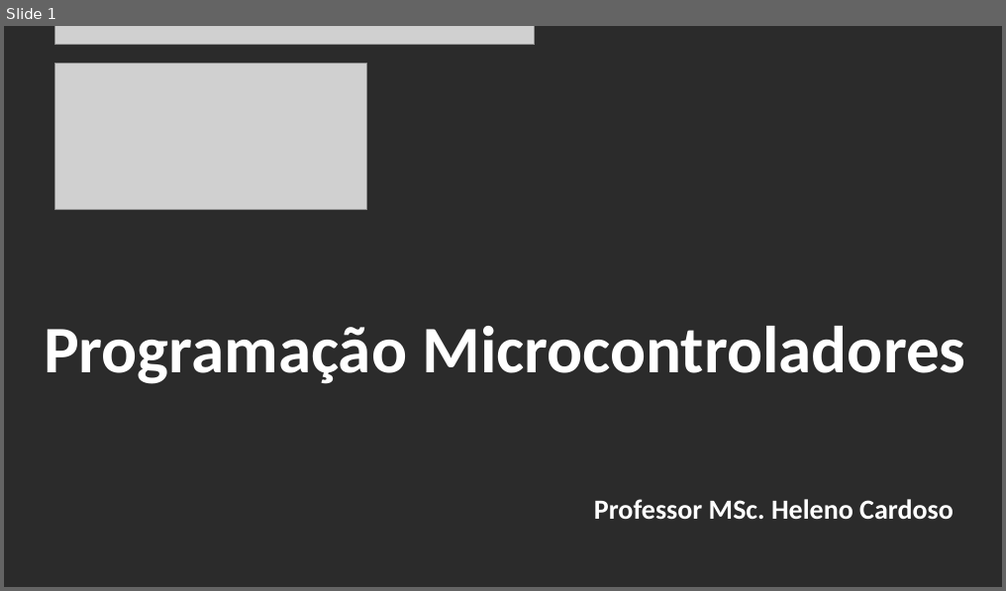
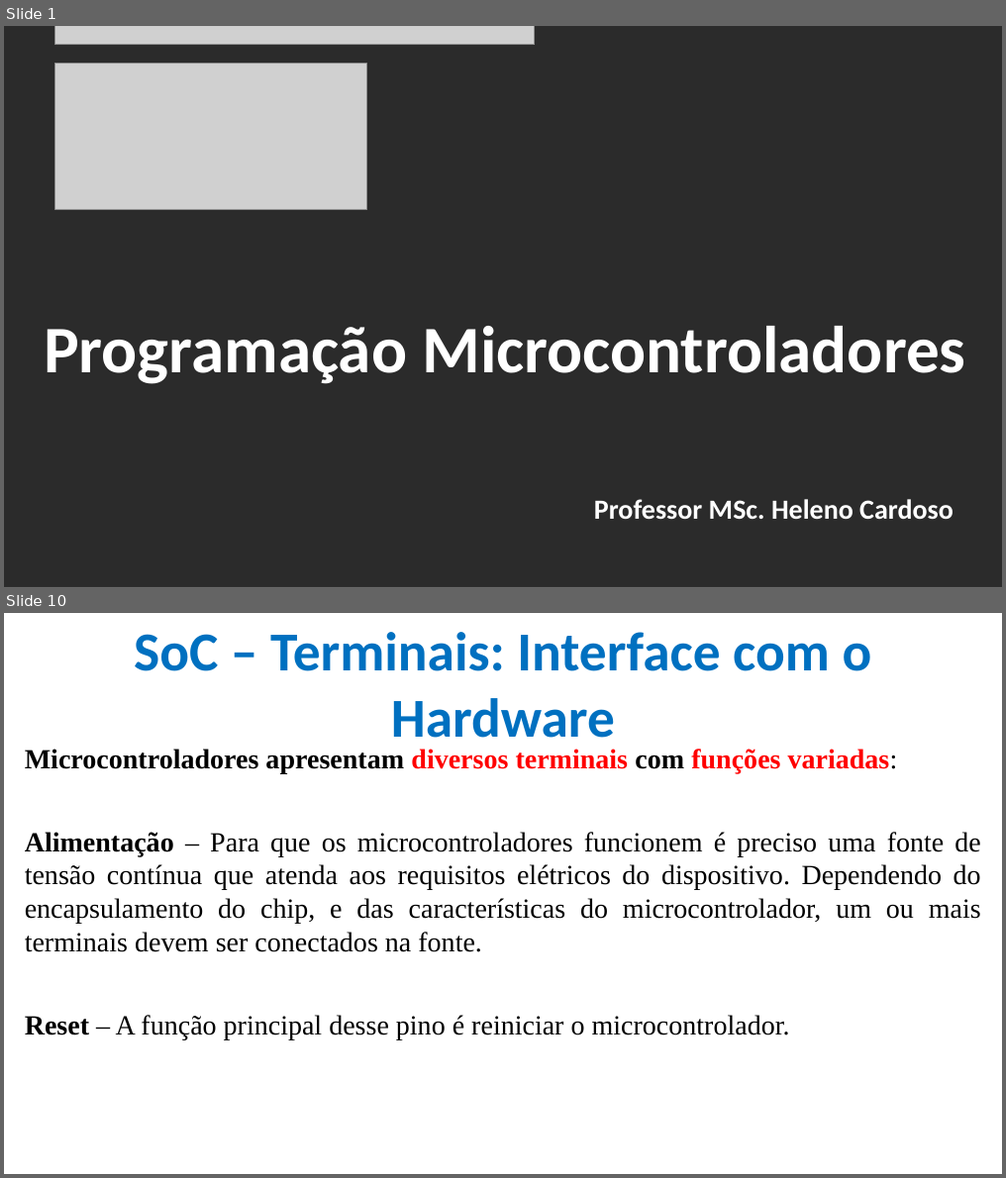
Before and after one commit to CloudEducationBrazil/WydenArea1ProgramacaoMicrocontroladores, a slide deck: 01 Classes/Aula 05 - Programação Microcontroladores - Periféricos Integrados - Portas e Conversores.pptx. Shown one above the other, each under a label of ours: slide 1 before the commit, slides 1 and 10 after it; the slides between them are not shown. The pictures are 1006x591 and 1006x1178 pixels, drawn with LibreOffice and Linux fonts; fonts in the diff are those of the drawing; grey boxes stand for pictures; background and template pictures are left out; a plain dark background stands for a picture behind light text. Boxes give left, top, right and bottom in pixels: in the first picture for what was removed or moved away, otherwise in the second. Text is boxed around its words. In the diff, an @@ line names an element or a change of style, - is before the commit and + after.

```diff
--- a/01 Classes/Aula 05 - Programação Microcontroladores - Periféricos Integrados - Portas e Conversores.pptx
+++ b/01 Classes/Aula 05 - Programação Microcontroladores - Periféricos Integrados - Portas e Conversores.pptx
@@ slide 10 added at bbox=[4, 613, 1002, 1174], background picture (left out) @@
@@ title added at bbox=[134, 632, 872, 751], 39.6 pt, text #0070C0, bold @@
+SoC – Terminais: Interface com o Hardware
@@ text added at bbox=[25, 749, 981, 1040], 20 pt, text #000000 @@
+Microcontroladores apresentam diversos terminais com funções variadas:
+Alimentação – Para que os microcontroladores funcionem é preciso uma fonte de tensão contínua que atenda aos requisitos elétricos do dispositivo. Dependendo do encapsulamento do chip, e das características do microcontrolador, um ou mais terminais devem ser conectados na fonte.
+Reset – A função principal desse pino é reiniciar o microcontrolador.
```
Also in this commit, not shown: 7 slides changed, 16 other slides added, 1 slide removed.
